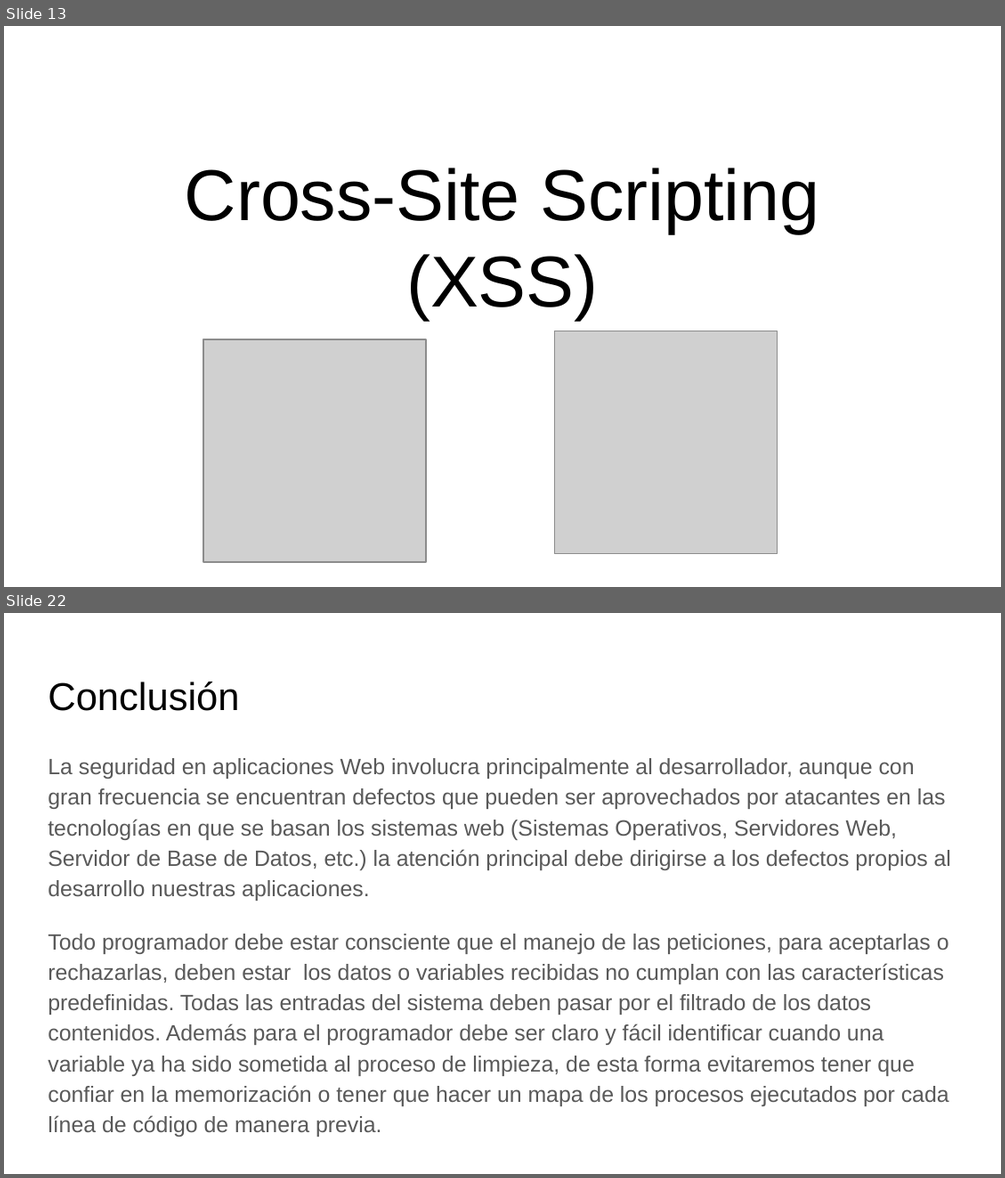
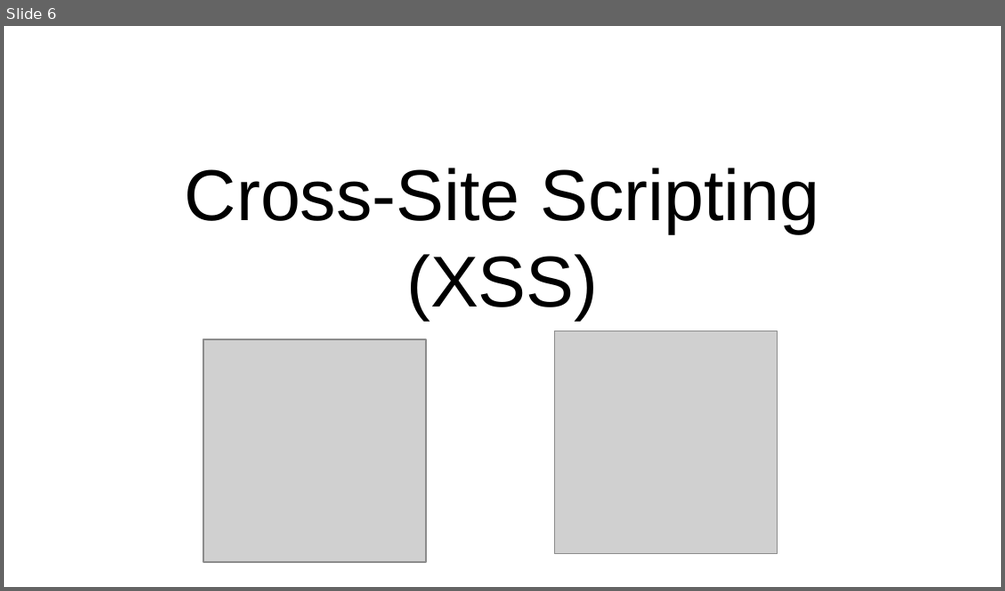
Before and after one commit to AshWilliams/Seguridad.Net, a slide deck: Seguridad_de_aplicaciones_web.pptx. Shown one above the other, each under a label of ours: slides 13 and 22 before the commit, slide 6 after it; the slides between them are not shown. The pictures are 1005x1178 and 1005x591 pixels, drawn with LibreOffice and Linux fonts; fonts in the diff are those of the drawing; grey boxes stand for pictures. Boxes give left, top, right and bottom in pixels: in the first picture for what was removed or moved away, otherwise in the second. Text is boxed around its words. In the diff, an @@ line names an element or a change of style, - is before the commit and + after.

```diff
--- a/Seguridad_de_aplicaciones_web.pptx
+++ b/Seguridad_de_aplicaciones_web.pptx
@@ slide 22 removed at box(4, 613, 1001, 1174), background #FFFFFF @@
@@ title removed at box(48, 682, 239, 711) @@
-Conclusión
@@ text removed at box(48, 758, 951, 1106) @@
-La seguridad en aplicaciones Web involucra principalmente al desarrollador, aunque con gran frecuencia se encuentran defectos que pueden ser aprovechados por atacantes en las tecnologías en que se basan los sistemas web (Sistemas Operativos, Servidores Web, Servidor de Base de Datos, etc.) la atención principal debe dirigirse a los defectos propios al desarrollo nuestras aplicaciones.
-Todo programador debe estar consciente que el manejo de las peticiones, para aceptarlas o rechazarlas, deben estar los datos o variables recibidas no cumplan con las características predefinidas. Todas las entradas del sistema deben pasar por el filtrado de los datos contenidos. Además para el programador debe ser claro y fácil identificar cuando una variable ya ha sido sometida al proceso de limpieza, de esta forma evitaremos tener que confiar en la memorización o tener que hacer un mapa de los procesos ejecutados por cada línea de código de manera previa.
@@ what was slide 13 is now slide 6 @@
```
Also in this commit, not shown: 6 slides changed, 10 slides added, 15 other slides removed, 2 other files.
